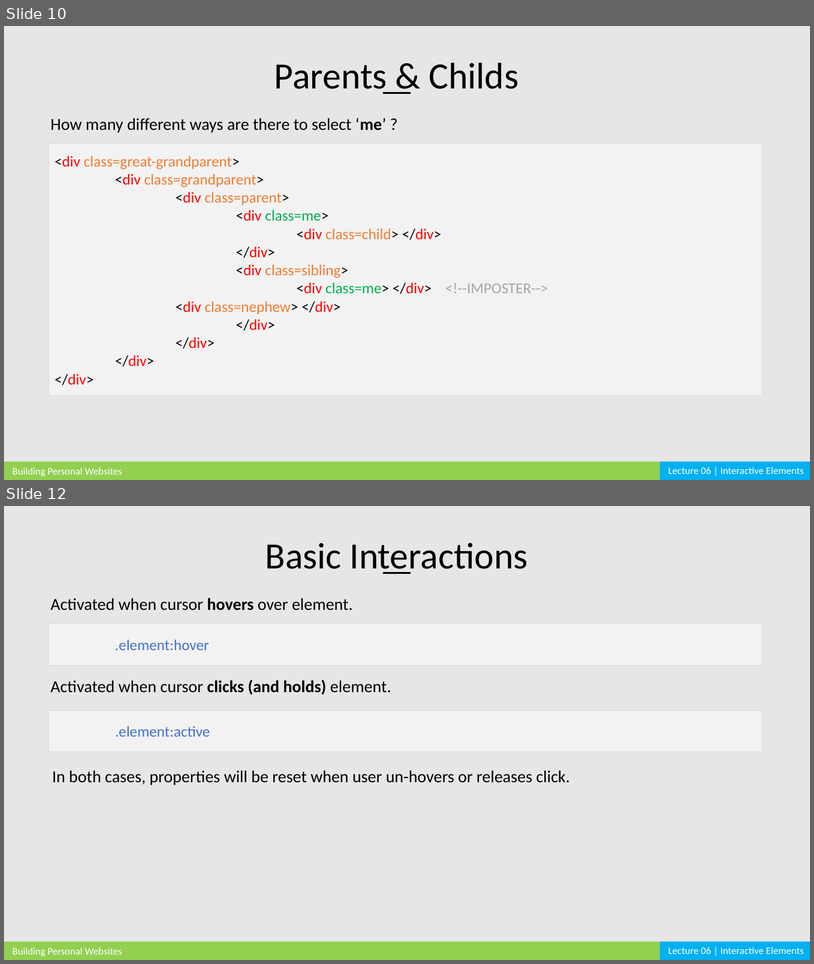
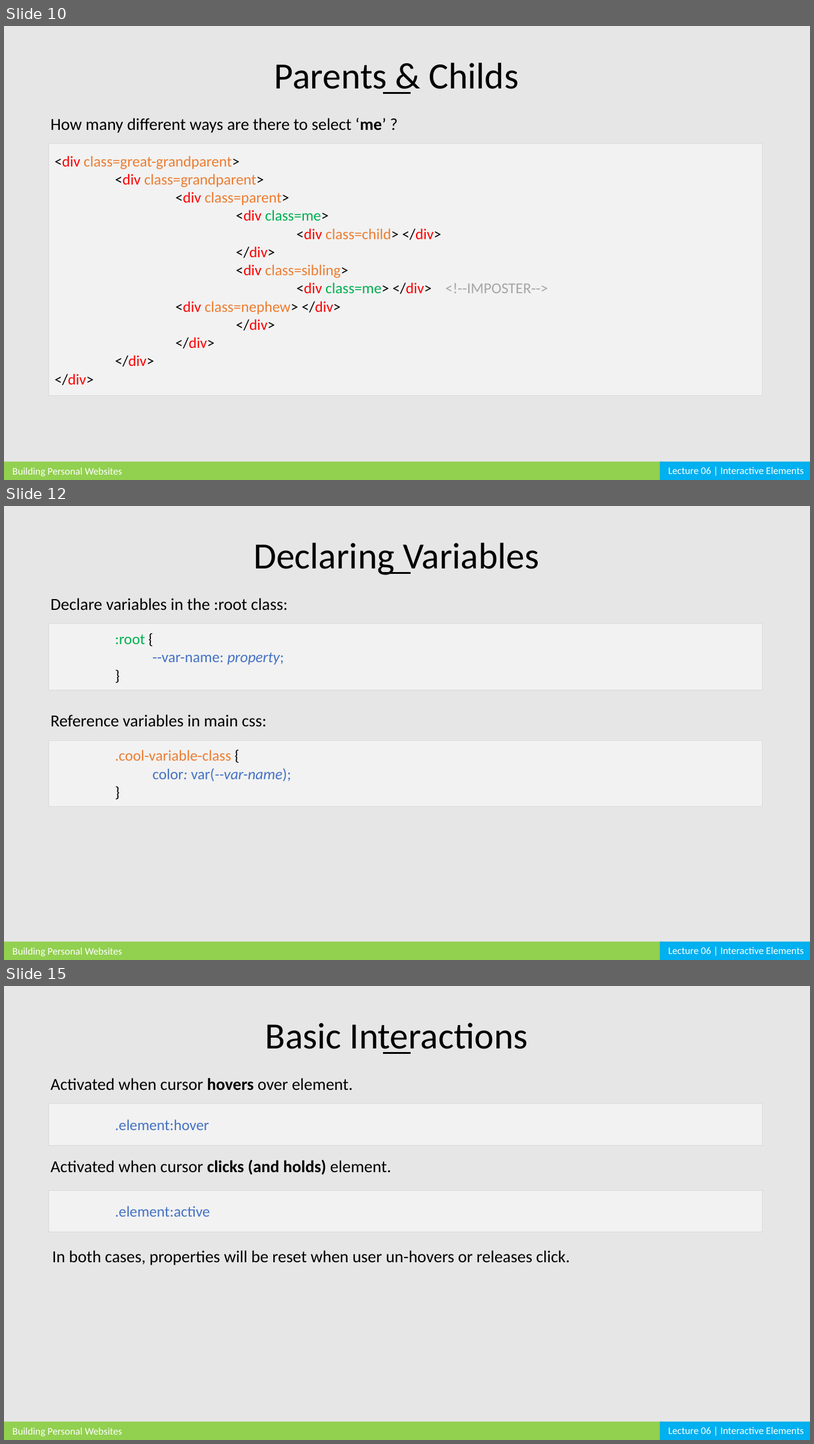
Before and after one commit to cardadfar/stuco_webdev_website, a slide deck: assets/lectures/BPW_Lecture_06.pptx. Shown one above the other, each under a label of ours: slides 10 and 12 before the commit, slides 10, 12 and 15 after it; the slides between them are not shown. The pictures are 814x964 and 814x1444 pixels, drawn with LibreOffice and Linux fonts; fonts in the diff are those of the drawing. Boxes give left, top, right and bottom in pixels: in the first picture for what was removed or moved away, otherwise in the second. Text is boxed around its words. In the diff, an @@ line names an element or a change of style, - is before the commit and + after.

```diff
--- a/assets/lectures/BPW_Lecture_06.pptx
+++ b/assets/lectures/BPW_Lecture_06.pptx
@@ slide 12 added at box(4, 506, 810, 960), background #E7E6E6 @@
@@ text added at box(254, 543, 539, 575), 44 pt, text #000000 @@
+Declaring Variables
@@ line added from (383, 573) to (411, 573), #000000 2.25 pt @@
@@ text added at box(51, 598, 288, 610), 20 pt, text #000000 @@
+Declare variables in the :root class:
@@ rectangle added at box(49, 624, 762, 690), fill #F2F2F2, outline #D9D9D9 0.25 pt, 18 pt, text #4472C4 @@
+:root {
+--var-name: property;
+}
@@ text added at box(51, 714, 267, 727), 20 pt, text #000000 @@
+Reference variables in main css:
@@ rectangle added at box(49, 740, 762, 807), fill #F2F2F2, outline #D9D9D9 0.25 pt, 18 pt, text #4472C4 @@
+.cool-variable-class {
+color: var(--var-name);
+}
@@ rectangle added at box(4, 942, 664, 960), fill #92D050 @@
@@ text added at box(12, 947, 122, 956), 12 pt, text #FFFFFF @@
+Building Personal Websites
@@ rectangle added at box(660, 942, 810, 960), fill #00B0F0 @@
@@ text added at box(669, 946, 804, 954), 12 pt, text #FFFFFF @@
+Lecture 06 | Interactive Elements
@@ what was slide 12 is now slide 15 @@
```
Also in this commit, not shown: 2 slides changed, 2 other slides added, 12 other files.
